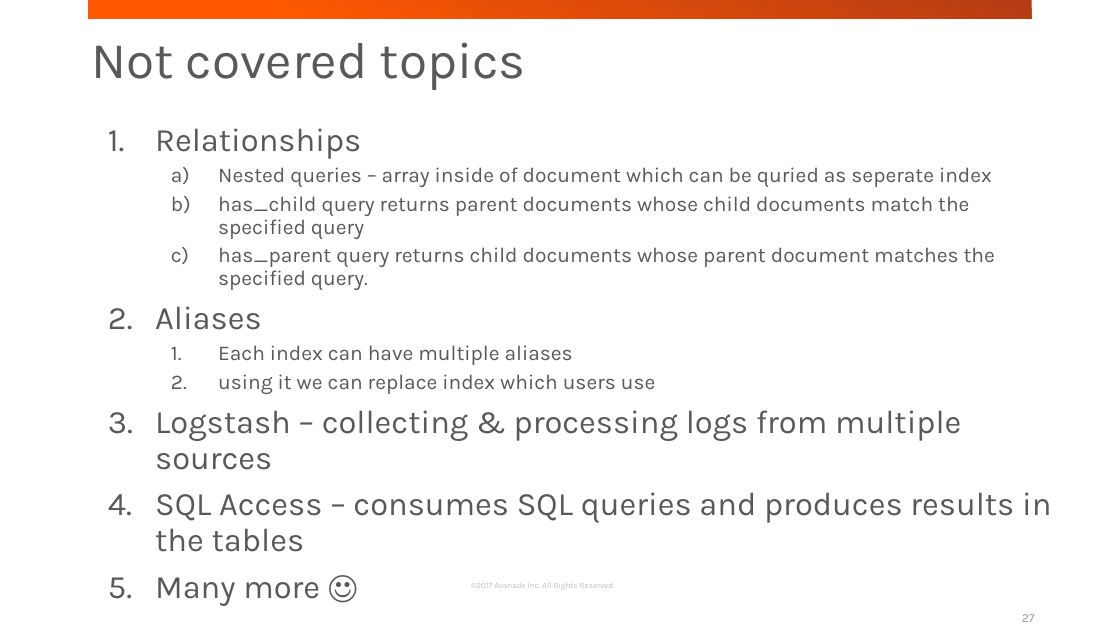
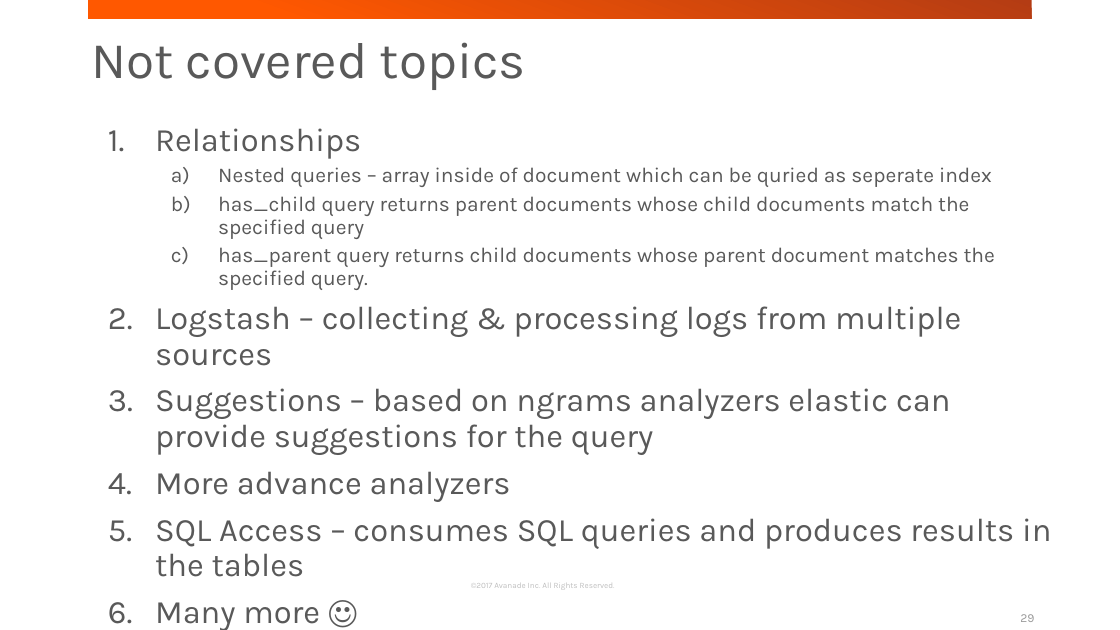
Before and after one commit to jakubgw/elasticsearch-short-intruduction, a slide deck: slide 29 of elasticsearch short introduction.pptx (slide 27 before the commit). Drawn at 1120x630 pixels with LibreOffice and Linux fonts; fonts in the diff are those of the drawing; background and template pictures are left out. Boxes give left, top, right and bottom in pixels: in the first picture for what was removed or moved away, otherwise in the second. Text is boxed around its words. In the diff, an @@ line names an element or a change of style, - is before the commit and + after.

```diff
--- a/elasticsearch short introduction.pptx
+++ b/elasticsearch short introduction.pptx
@@ text at bbox=[155, 306, 656, 394]: paragraphs removed @@
-2. Aliases
-  1. Each index can have multiple aliases
-  2. using it we can replace index which users use
@@ text at bbox=[155, 388, 950, 502]: paragraphs added @@
+3. Suggestions – based on ngrams analyzers elastic can provide suggestions for the query
+4. More advance analyzers
@@ page number at bbox=[1020, 614, 1034, 622]: text changed @@
-27
+29
```
Also in this commit, not shown: 8 other slides changed, 3 slides added, 1 slide removed, 4 other files.
